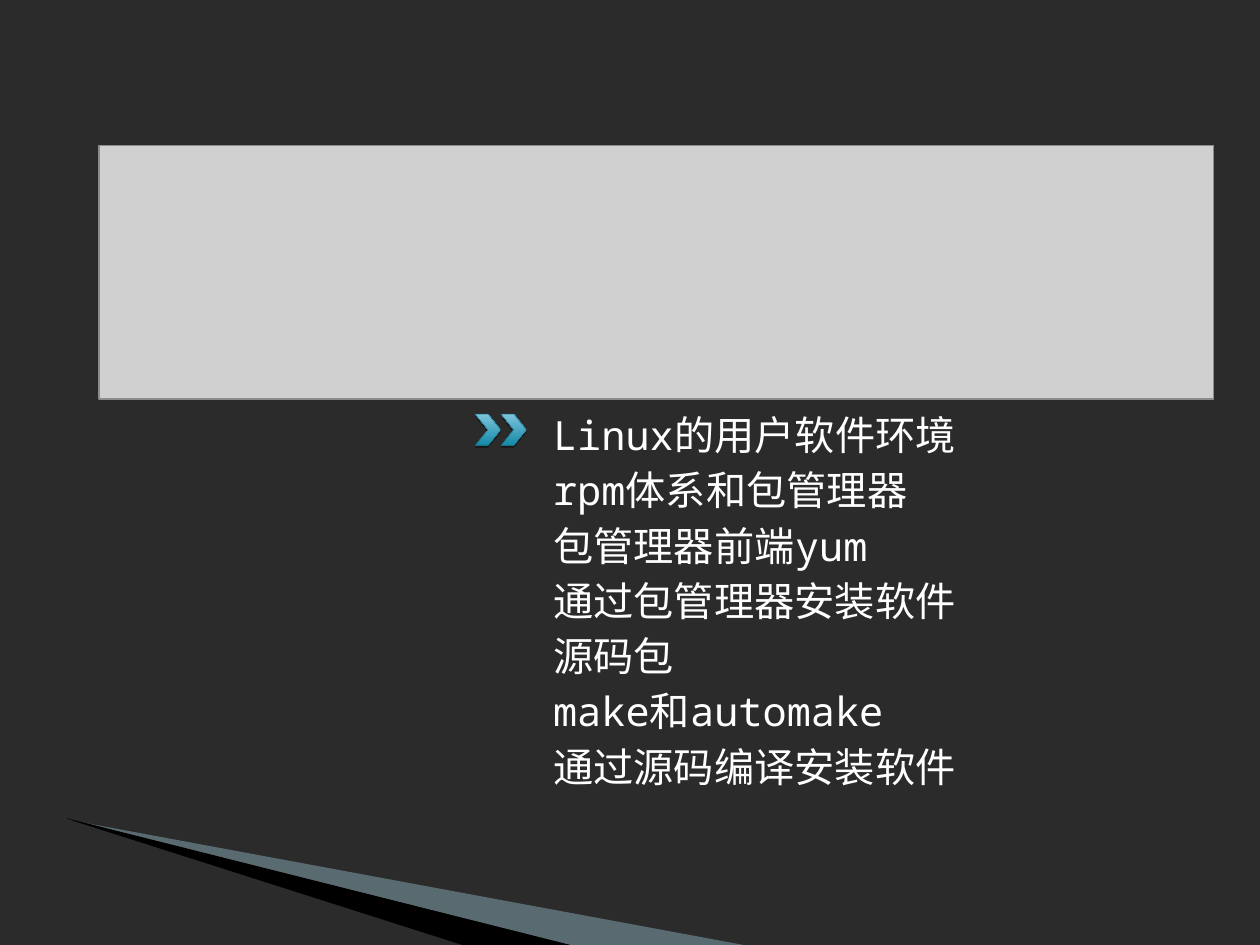
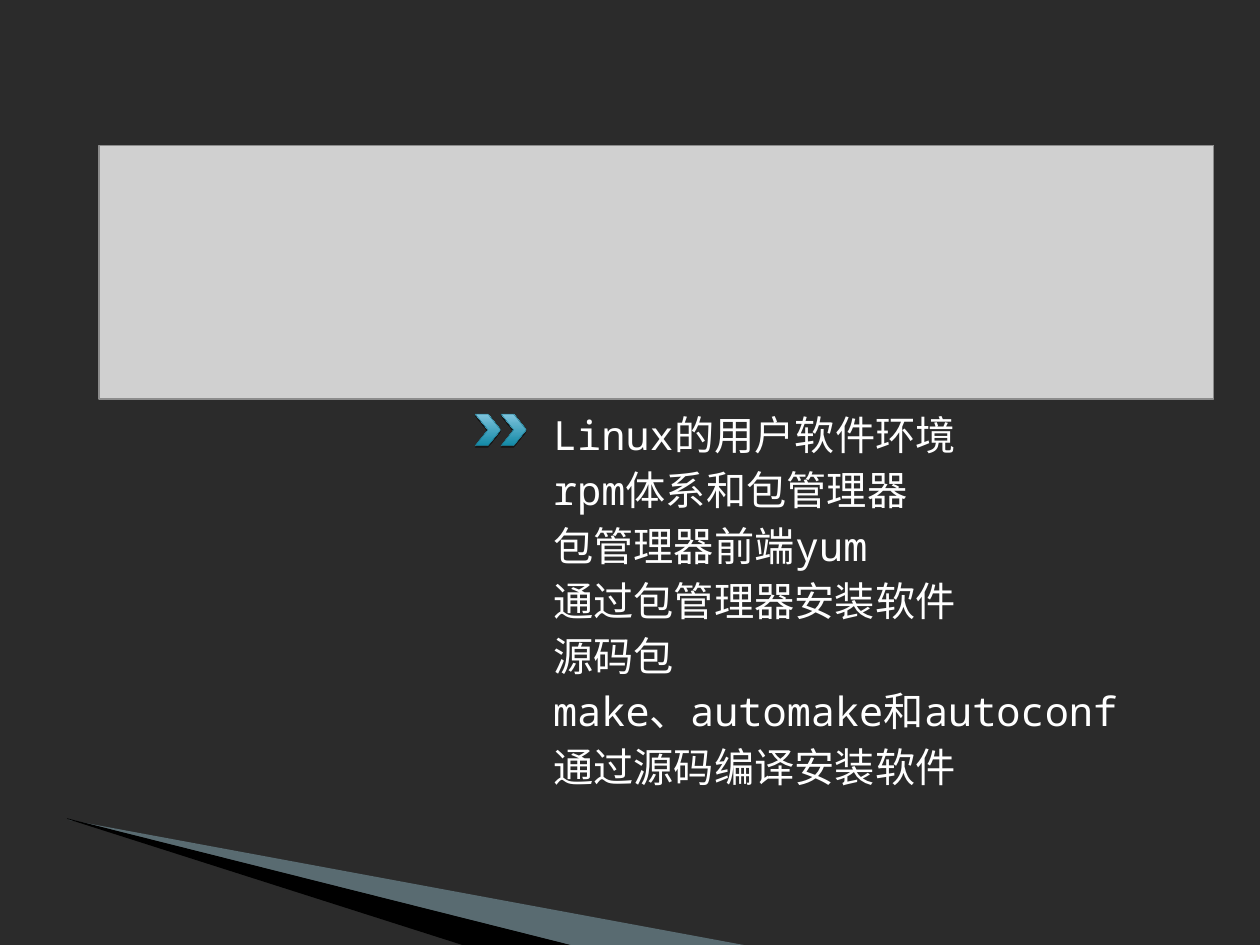
Before and after one commit to L3w1s-L1u/_outline, a slide deck: slide 2 of Linux_Server_2015/Linux包管理器和源码编译.ppt. Drawn at 1260x945 pixels with LibreOffice and Linux fonts; fonts in the diff are those of the drawing; grey boxes stand for pictures; background and template pictures are left out; a plain dark background stands for a picture behind light text. Boxes give left, top, right and bottom in pixels: in the first picture for what was removed or moved away, otherwise in the second. Text is boxed around its words. In the diff, an @@ line names an element or a change of style, - is before the commit and + after.

```diff
--- a/Linux_Server_2015/Linux包管理器和源码编译.ppt
+++ b/Linux_Server_2015/Linux包管理器和源码编译.ppt
@@ text at bbox=[553, 692, 1117, 729]: text changed @@
-make和automake
+make、automake和autoconf
```
Also in this commit, not shown: 4 other slides changed, 1 slide added, 1 slide removed.
